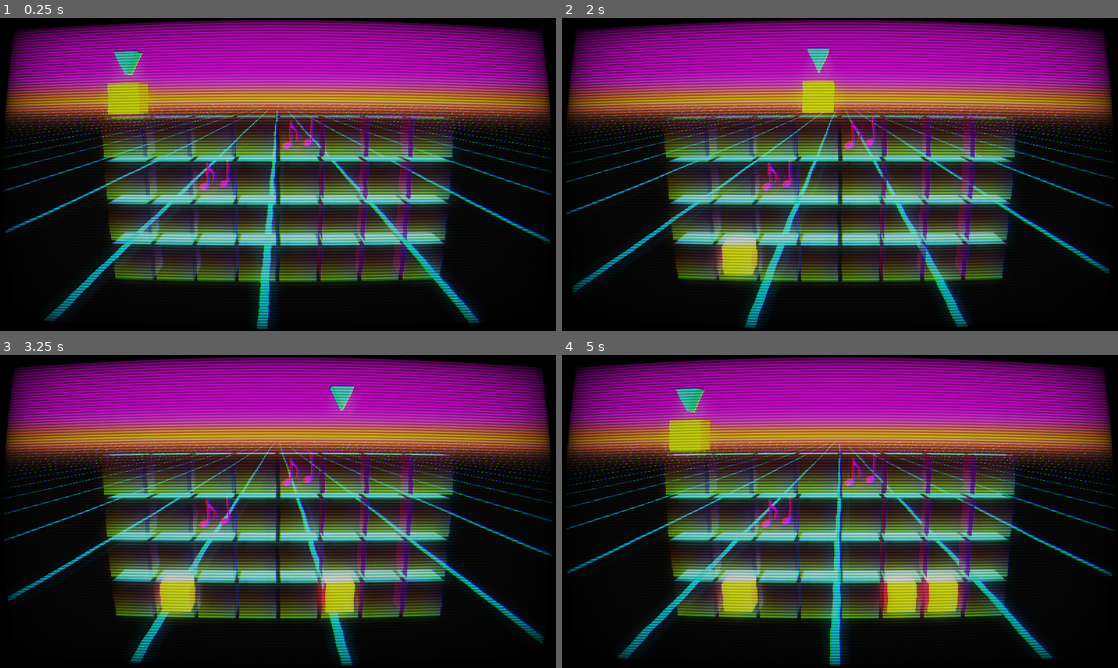
Above: before the commit, frames 1-4 (two rows, left to right).
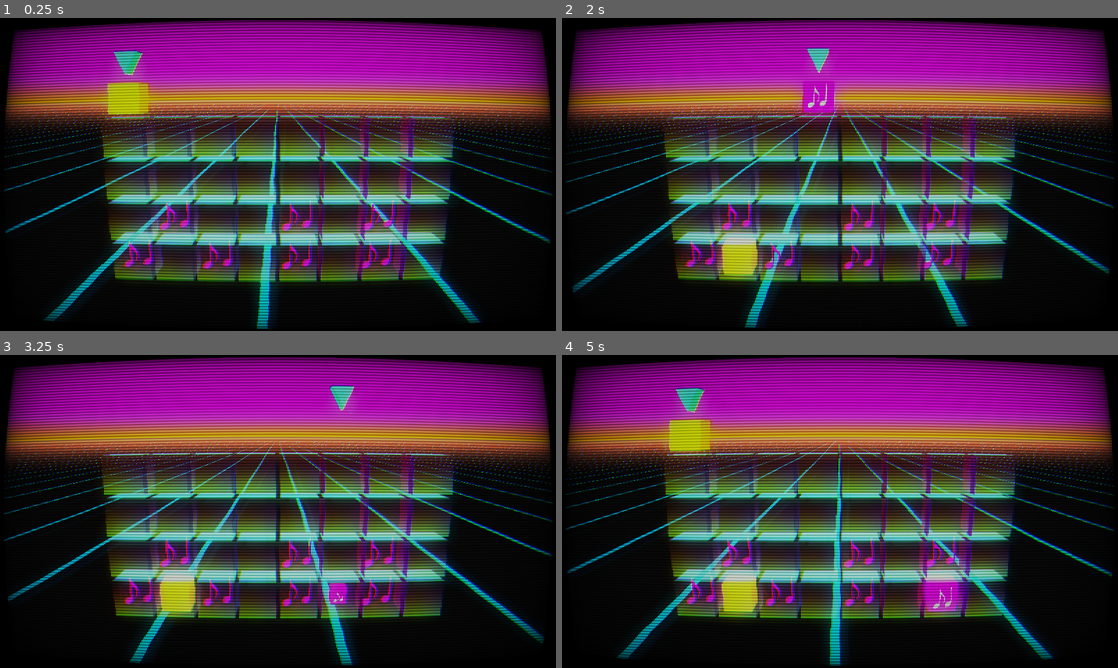
Above: after the commit, the same moments.

Repository: Lumbi/GMTK2024
Game: Godot game, scene res://play.tscn
The game is run twice, just before and just after one commit, with the same random seed, the same clock (stepped at 60 frames per second) and the same inputs.
Inputs:
- Up to frame 1 (0.25 s): no input
- Up to frame 2 (2 s): tap Space (drop) at 0.6, 1.35 s
- Up to frame 3 (3.25 s): tap Space (drop) at 2.1, 2.85 s
- Up to frame 4 (5 s): tap Space (drop) at 3.6, 4.35 s

The runs differ from the first frame. In frame 1, 2.6% of the frame differs, in the area x 20-73%, y 31-82%; in frame 2, 3.6%; in frame 3, 3.5%; in frame 4, 4.2%, in the area x 21-74%, y 31-85%.

Commit message:
getting somewhere

Diff:
--- a/note.gd
+++ b/note.gd
@@ -1,4 +1,27 @@
 extends Node3D
 
+@onready var C0_1: AudioStream = preload("res://audio/C0_1.wav")
+@onready var C0_2: AudioStream = preload("res://audio/C0_2.wav")
+@onready var C0_3: AudioStream = preload("res://audio/C0_3.wav")
+@onready var C0_4: AudioStream = preload("res://audio/C0_4.wav")
+@onready var C1_1: AudioStream = preload("res://audio/C1_1.wav")
+@onready var C1_2: AudioStream = preload("res://audio/C1_2.wav")
+@onready var C1_3: AudioStream = preload("res://audio/C1_3.wav")
+@onready var C1_4: AudioStream = preload("res://audio/C1_4.wav")
+@onready var C2_1: AudioStream = preload("res://audio/C2_1.wav")
+
+@export var key: StringName = "C1_1"
+
 func play() -> void:
+	match key:
+		"C0_1": $Audio.stream = C0_1
+		"C0_2": $Audio.stream = C0_2
+		"C0_3": $Audio.stream = C0_3
+		"C0_4": $Audio.stream = C0_4
+		"C1_1": $Audio.stream = C1_1
+		"C1_2": $Audio.stream = C1_2
+		"C1_3": $Audio.stream = C1_3
+		"C1_4": $Audio.stream = C1_4
+		"C2_1": $Audio.stream = C2_1
+		_: pass
 	$Audio.play()
--- a/note.tscn
+++ b/note.tscn
@@ -1,8 +1,7 @@
-[gd_scene load_steps=9 format=4 uid="uid://bq07leut6roig"]
+[gd_scene load_steps=8 format=4 uid="uid://bq07leut6roig"]
 
 [ext_resource type="Material" uid="uid://dj88kbjnt3b7u" path="res://note_material.tres" id="1_6enqh"]
 [ext_resource type="Script" path="res://note.gd" id="1_glact"]
-[ext_resource type="AudioStream" uid="uid://b570vesempy3i" path="res://audio/test.wav" id="2_7a88r"]
 [ext_resource type="Texture2D" uid="uid://ba60p6mjsdr04" path="res://textures/masks_for_particles/10.png" id="4_oy06k"]
 
 [sub_resource type="ArrayMesh" id="ArrayMesh_1fsqe"]
@@ -69,9 +68,6 @@
 mesh = SubResource("ArrayMesh_dsym2")
 skeleton = NodePath("")
 
-[node name="Audio" type="AudioStreamPlayer2D" parent="."]
-stream = ExtResource("2_7a88r")
-
 [node name="CPUParticles3D" type="CPUParticles3D" parent="."]
 visible = false
 mesh = SubResource("QuadMesh_6luj0")
@@ -81,3 +77,6 @@
 gravity = Vector3(0, 0, 0)
 initial_velocity_min = 0.1
 initial_velocity_max = 0.3
+
+[node name="Audio" type="AudioStreamPlayer" parent="."]
+volume_db = -8.0
--- a/play.gd
+++ b/play.gd
@@ -27,9 +27,15 @@
 	_spawn_hover_block()
 
 	# TEST
-	# lane0.get_child(0).spawn_note()
-	lane2.get_child(2).spawn_note()
-	lane3.get_child(4).spawn_note()
+	lane0.get_child(0).spawn_note("C0_2")
+	lane0.get_child(2).spawn_note("C0_3")
+	lane0.get_child(4).spawn_note("C0_4")
+	lane0.get_child(6).spawn_note("C0_4")
+
+	lane1.get_child(1).spawn_note("C0_4")
+	# lane1.get_child(2).spawn_note("C1_2")
+	lane1.get_child(4).spawn_note("C1_3")
+	lane1.get_child(6).spawn_note("C1_2")
 
 	pass
 
--- a/play.tscn
+++ b/play.tscn
@@ -6,6 +6,7 @@
 [ext_resource type="Script" path="res://beat_arrow.gd" id="3_e8bs5"]
 [ext_resource type="Shader" path="res://grid.gdshader" id="5_413fk"]
 [ext_resource type="Shader" path="res://crt.gdshader" id="6_ohr5e"]
+[ext_resource type="AudioStream" uid="uid://d3o5ri8qrd3rf" path="res://audio/GMTK2024.wav" id="7_5233g"]
 
 [sub_resource type="ProceduralSkyMaterial" id="ProceduralSkyMaterial_ptk4i"]
 sky_top_color = Color(0.573551, 0.0276981, 1, 1)
@@ -95,3 +96,7 @@
 material = SubResource("ShaderMaterial_o3on5")
 offset_right = 1280.0
 offset_bottom = 721.0
+
+[node name="AudioStreamPlayer" type="AudioStreamPlayer" parent="."]
+stream = ExtResource("7_5233g")
+autoplay = true
--- a/slot.gd
+++ b/slot.gd
@@ -12,8 +12,9 @@
 func has_note() -> bool:
 	return note != null
 
-func spawn_note() -> void:
+func spawn_note(key: StringName) -> void:
 	note = note_scene.instantiate()
+	note.key = key
 	add_child(note)
 
 func hit_beat() -> void:
@@ -21,7 +22,7 @@
 	$AnimationPlayer.play()
 
 	if assigned_block:
-		if note && assigned_block && assigned_block.get_meta("type") == "note":
+		if note && assigned_block.get_meta("type") == "note":
 			note.play()
 		else:
 			match assigned_block.get_meta("type"):
Not shown, added: audio/C0_1.wav.import
Not shown, added: audio/C0_2.wav.import
Not shown, added: audio/C0_3.wav.import
Not shown, added: audio/C0_4.wav.import
Not shown, added: audio/C1_1.wav.import
Not shown, added: audio/C1_2.wav.import
Not shown, added: audio/C1_3.wav.import
Not shown, added: audio/C1_4.wav.import
Not shown, added: audio/C2_1.wav.import
Not shown, added: audio/GMTK2024.wav.import
Not shown, added: audio/GMTK2024_notes.wav.import
Not shown: 1 places in play.tscn that only renumber resources
(and 11 more such lines)
